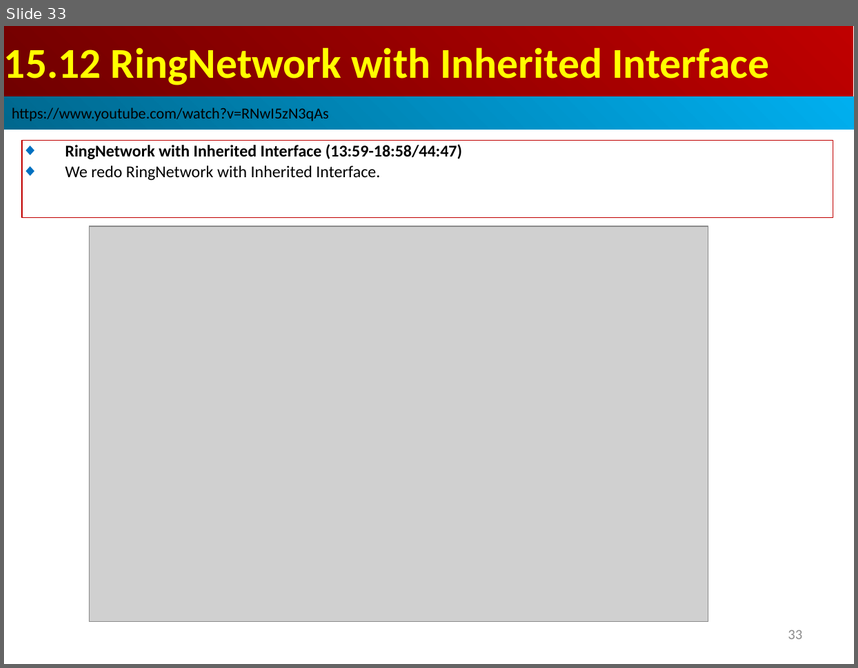
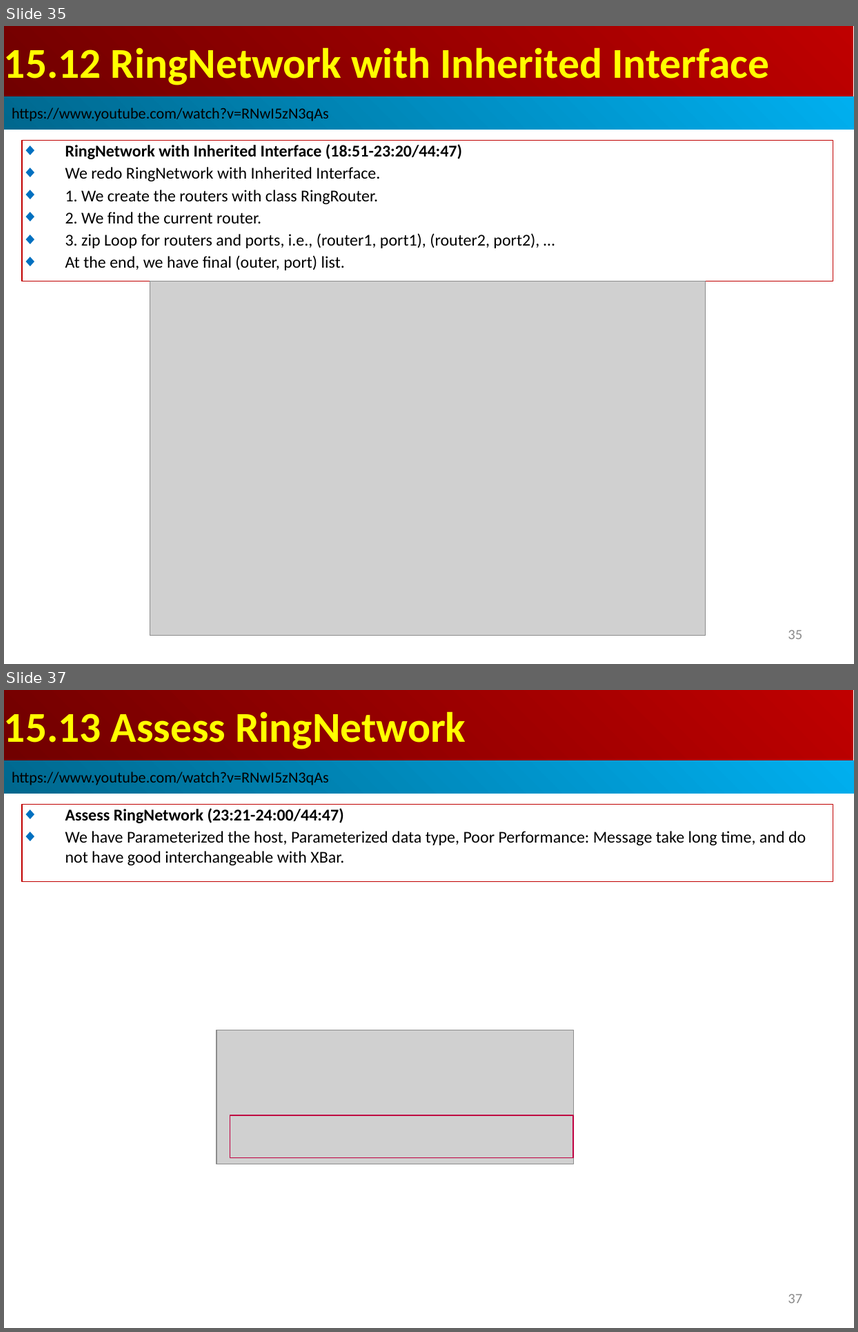
Before and after one commit to peterhchen/AIU_CS800_Chisel, a slide deck: 500_UCSC_HWD/015_Network/000_Video/015.Network.ppt. Shown one above the other, each under a label of ours: slide 33 before the commit, slides 35 and 37 after it; the slides between them are not shown. The pictures are 858x668 and 858x1332 pixels, drawn with LibreOffice and Linux fonts; fonts in the diff are those of the drawing; grey boxes stand for pictures. Boxes give left, top, right and bottom in pixels: in the first picture for what was removed or moved away, otherwise in the second. Text is boxed around its words. In the diff, an @@ line names an element or a change of style, - is before the commit and + after.

```diff
--- a/500_UCSC_HWD/015_Network/000_Video/015.Network.ppt
+++ b/500_UCSC_HWD/015_Network/000_Video/015.Network.ppt
@@ slide 37 added at (x1=4, y1=690, x2=854, y2=1328), background #FFFFFF @@
@@ rectangle added at (x1=4, y1=690, x2=853, y2=760), fill gradient #BF0000 to #710000, 36 pt, text #FFFF00, bold @@
+15.13 Assess RingNetwork
@@ rectangle added at (x1=4, y1=760, x2=854, y2=793), fill gradient #00AFEF to #00688E, 13 pt, text #000000 @@
+https://www.youtube.com/watch?v=RNwI5zN3qAs
@@ rectangle added at (x1=22, y1=805, x2=833, y2=881), outline #C00000 0.74 pt, 14 pt, text #000000 @@
+◆ Assess RingNetwork (23:21-24:00/44:47)
+◆ We have Parameterized the host, Parameterized data type, Poor Performance: Message take long time, and do not have good interchangeable with XBar.
@@ picture added at (x1=217, y1=1030, x2=573, y2=1163) @@
@@ rectangle added at (x1=230, y1=1115, x2=573, y2=1158), outline #BF0041 0.74 pt @@
@@ page number added at (x1=788, y1=1294, x2=802, y2=1303), 12 pt, text #8B8B8B @@
+37
@@ what was slide 33 is now slide 35 @@
@@ slide 35 changed as well @@
@@ rectangle "RingNetwork with Inherited Interface (18:51-23:20/44:47)" resized from (x1=22, y1=141, x2=833, y2=217) to (x1=22, y1=141, x2=833, y2=281) @@
@@ text in rectangle at (x1=65, y1=144, x2=462, y2=159): text changed @@
-◆ RingNetwork with Inherited Interface (13:59-18:58/44:47)
+◆ RingNetwork with Inherited Interface (18:51-23:20/44:47)
@@ text in rectangle at (x1=65, y1=167, x2=380, y2=181): more space between paragraphs @@
@@ text in rectangle at (x1=65, y1=190, x2=539, y2=270): paragraphs added @@
+◆ 1. We create the routers with class RingRouter.
+◆ 2. We find the current router.
+◆ 3. zip Loop for routers and ports, i.e., (router1, port1), (router2, port2), …
+◆ At the end, we have final (outer, port) list.
@@ picture resized from (x1=89, y1=226, x2=708, y2=621) to (x1=150, y1=281, x2=705, y2=635) @@
@@ page number at (x1=788, y1=630, x2=802, y2=639): text changed @@
-33
+35
```
Also in this commit, not shown: 33 other slides changed, 31 other slides added.
